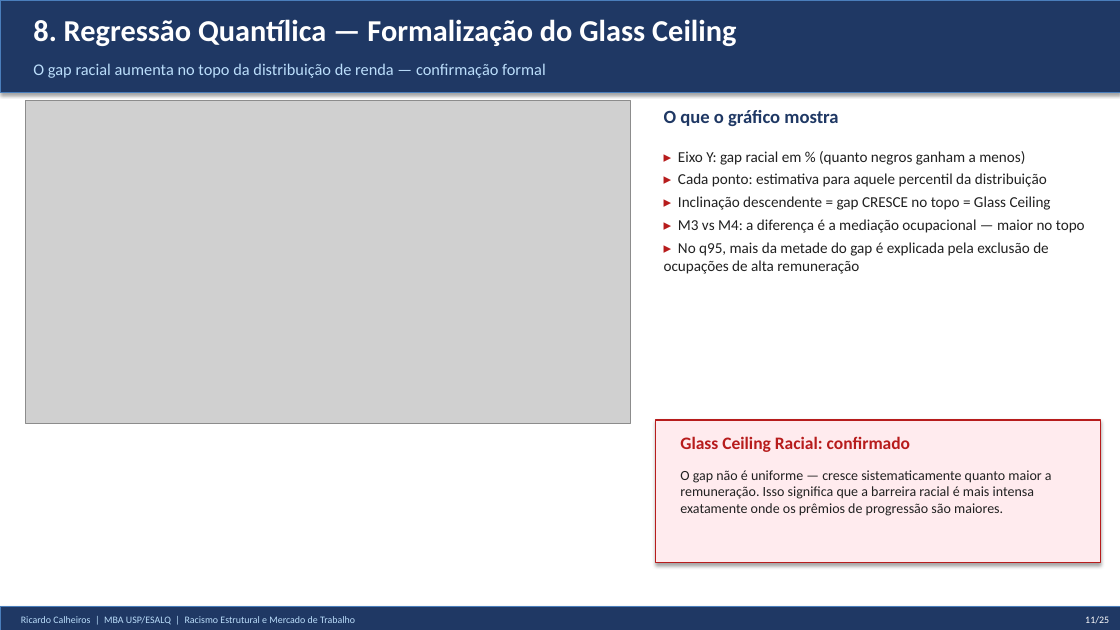
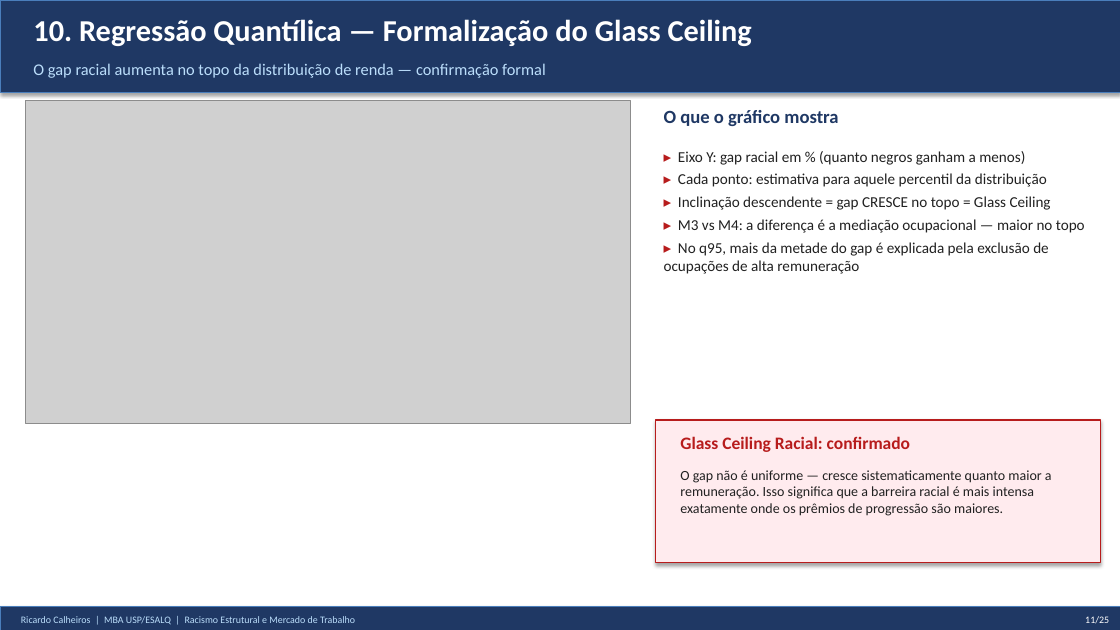
Before and after one commit to rickinrj-ux/ProjetoRacismoPNAD, a slide deck: slide 11 of apresentacao_tcc.pptx. Drawn at 1120x630 pixels with LibreOffice and Linux fonts; fonts in the diff are those of the drawing; grey boxes stand for pictures. Boxes give left, top, right and bottom in pixels: in the first picture for what was removed or moved away, otherwise in the second. Text is boxed around its words. In the diff, an @@ line names an element or a change of style, - is before the commit and + after.

```diff
--- a/apresentacao_tcc.pptx
+++ b/apresentacao_tcc.pptx
@@ text at <box>33,19,752,46</box>: text changed @@
-8. Regressão Quantílica — Formalização do Glass Ceiling
+10. Regressão Quantílica — Formalização do Glass Ceiling
```
Also in this commit, not shown: 20 other slides changed, 3 other files.
